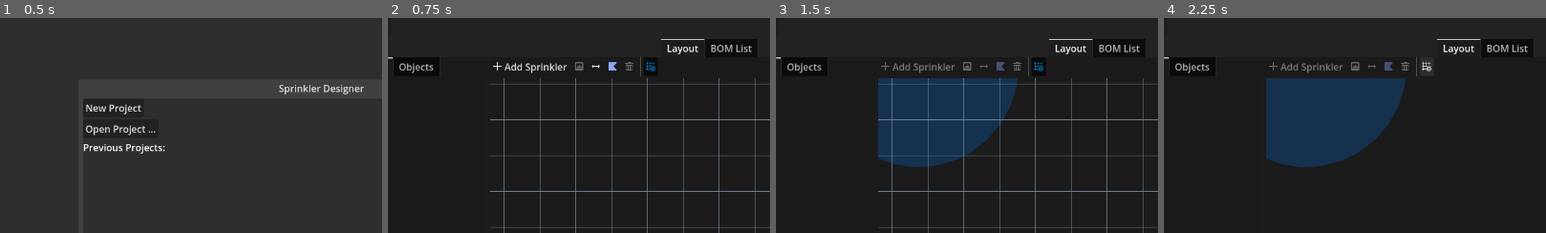
Above: before the commit, frames 1-4 (left to right).
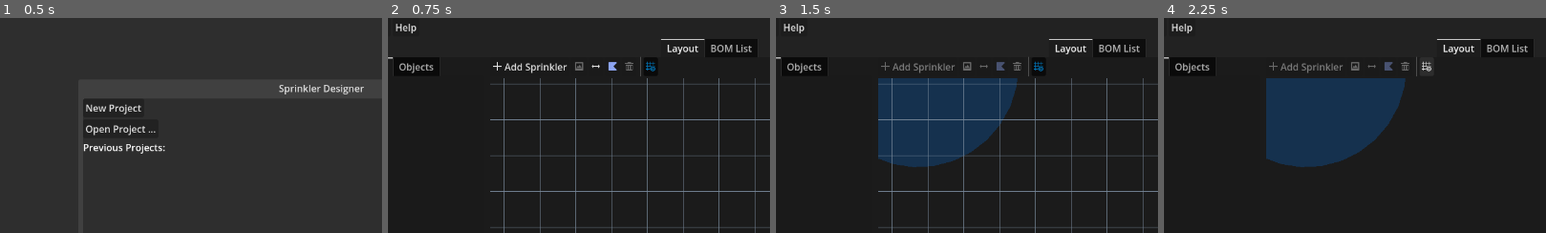
Above: after the commit, the same moments.

Repository: hankedan000/yardscaper
Game: Godot game, scene res://Main.tscn
The game is run twice, just before and just after one commit, with the same random seed, the same clock (stepped at 60 frames per second) and the same inputs.
Inputs (mouse positions are % of the whole screen's width and height, from its top left):
- Up to frame 1 (0.5 s): no input
- Up to frame 2 (0.75 s): click "New Project" at 0.5 s
- Up to frame 3 (1.5 s): click "Add Sprinkler" at 1.25 s
- Up to frame 4 (2.25 s): click (42, 11) at 2 s
The pictures show only the part of the screen within x 8-58%, y 0-50%; the shares and areas given below are measured in that part.

Frame 1 is identical in both runs. In frame 2, 0.1% of the frame differs, in the area x 2-8%, y 2-8%; in frame 3, 0.1%; in frame 4, 0.1%.

Commit message:
Adds "About" dialog

Diff:
--- a/SprinklerDesigner/icon.svg
+++ /dev/null
@@ -1 +0,0 @@
-<svg height="128" width="128" xmlns="http://www.w3.org/2000/svg"><rect x="2" y="2" width="124" height="124" rx="14" fill="#363d52" stroke="#212532" stroke-width="4"/><g transform="scale(.101) translate(122 122)"><g fill="#fff"><path d="M105 673v33q407 354 814 0v-33z"/><path d="m105 673 152 14q12 1 15 14l4 67 132 10 8-61q2-11 15-15h162q13 4 15 15l8 61 132-10 4-67q3-13 15-14l152-14V427q30-39 56-81-35-59-83-108-43 20-82 47-40-37-88-64 7-51 8-102-59-28-123-42-26 43-46 89-49-7-98 0-20-46-46-89-64 14-123 42 1 51 8 102-48 27-88 64-39-27-82-47-48 49-83 108 26 42 56 81zm0 33v39c0 276 813 276 814 0v-39l-134 12-5 69q-2 10-14 13l-162 11q-12 0-16-11l-10-65H446l-10 65q-4 11-16 11l-162-11q-12-3-14-13l-5-69z" fill="#478cbf"/><path d="M483 600c0 34 58 34 58 0v-86c0-34-58-34-58 0z"/><circle cx="725" cy="526" r="90"/><circle cx="299" cy="526" r="90"/></g><g fill="#414042"><circle cx="307" cy="532" r="60"/><circle cx="717" cy="532" r="60"/></g></g></svg>
--- a/SprinklerDesigner/project.godot
+++ b/SprinklerDesigner/project.godot
@@ -11,7 +11,7 @@
 [application]
 
 config/name="Sprinkler Designer"
-config/version="1.0.1"
+config/version="1.0.0"
 run/main_scene="res://Main.tscn"
 config/features=PackedStringArray("4.2", "Forward Plus")
 config/icon="res://assets/icons/grass_128.png"
--- a/SprinklerDesigner/scenes/ui/ProjectEditor/ProjectEditor.gd
+++ b/SprinklerDesigner/scenes/ui/ProjectEditor/ProjectEditor.gd
@@ -14,10 +14,15 @@
 	Redo = 1
 }
 
+enum HelpMenuIDs {
+	About = 0
+}
+
 @onready var open_dialog := $OpenDialog
 @onready var save_as_dialog := $SaveAsDialog
 @onready var unsaved_changes_dialog := $UnsavedChangesDialog
 @onready var export_to_img_dialog := $ExportToImageDialog
+@onready var about_dialog := $AboutDialog
 @onready var proj_menu := $VBoxContainer/MenuBar/Project
 @onready var edit_menu := $VBoxContainer/MenuBar/Edit
 @onready var proj_tabs := $VBoxContainer/ProjectTabs
@@ -163,6 +168,11 @@
 		_:
 			push_warning("unhandled press event for edit menu id %d" % [id])
 
+func _on_help_id_pressed(id):
+	match id:
+		HelpMenuIDs.About:
+			about_dialog.popup_centered()
+
 func _on_export_to_image_dialog_export(view_opt, _zone: int, filepath: String):
 	var img = null
 	match view_opt:
--- a/SprinklerDesigner/scenes/ui/ProjectEditor/ProjectEditor.tscn
+++ b/SprinklerDesigner/scenes/ui/ProjectEditor/ProjectEditor.tscn
@@ -6,8 +6,31 @@
 [ext_resource type="PackedScene" uid="uid://xyp0got3c5dp" path="res://scenes/ui/LayoutPanel/LayoutPanel.tscn" id="4_3cv8w"]
 [ext_resource type="PackedScene" uid="uid://dtgjpudmf5pva" path="res://scenes/ui/ExportToImageDialog/ExportToImageDialog.tscn" id="4_h12le"]
 [ext_resource type="PackedScene" uid="uid://y61v2o6rd0mg" path="res://scenes/ui/BOM_List/BOM_List.tscn" id="5_qt3l6"]
+[ext_resource type="Texture2D" uid="uid://h0ug1cx5m5aj" path="res://assets/icons/grass_128.png" id="5_y37na"]
 
-[node name="Main" type="PanelContainer"]
+[sub_resource type="GDScript" id="GDScript_bcc41"]
+script/source = "@tool
+extends Window
+
+@onready var name_label := $VBoxContainer/NameLabel
+@onready var ver_label := $VBoxContainer/VersionLabel
+@onready var source_link := $VBoxContainer/SourceLink
+
+func _ready():
+	var app_name = ProjectSettings.get_setting(\"application/config/name\")
+	name_label.text = app_name
+	var app_ver = ProjectSettings.get_setting(\"application/config/version\")
+	ver_label.text = \"Version: %s\" % app_ver
+	source_link.meta_clicked.connect(_on_source_link_meta_clicked)
+
+func _on_source_link_meta_clicked(meta):
+	OS.shell_open(meta)
+
+func _on_close_requested():
+	hide()
+"
+
+[node name="ProjectEditor" type="PanelContainer"]
 anchors_preset = 15
 anchor_right = 1.0
 anchor_bottom = 1.0
@@ -36,6 +59,41 @@
 
 [node name="ExportToImageDialog" parent="." instance=ExtResource("4_h12le")]
 visible = false
+
+[node name="AboutDialog" type="Window" parent="."]
+title = "About"
+initial_position = 1
+size = Vector2i(500, 250)
+visible = false
+script = SubResource("GDScript_bcc41")
+
+[node name="VBoxContainer" type="VBoxContainer" parent="AboutDialog"]
+anchors_preset = 15
+anchor_right = 1.0
+anchor_bottom = 1.0
+grow_horizontal = 2
+grow_vertical = 2
+
+[node name="TextureRect" type="TextureRect" parent="AboutDialog/VBoxContainer"]
+layout_mode = 2
+size_flags_horizontal = 4
+texture = ExtResource("5_y37na")
+
+[node name="NameLabel" type="Label" parent="AboutDialog/VBoxContainer"]
+layout_mode = 2
+text = "Sprinkler Designer"
+horizontal_alignment = 1
+
+[node name="VersionLabel" type="Label" parent="AboutDialog/VBoxContainer"]
+layout_mode = 2
+text = "Version: X.Y.Z"
+horizontal_alignment = 1
+
+[node name="SourceLink" type="RichTextLabel" parent="AboutDialog/VBoxContainer"]
+layout_mode = 2
+bbcode_enabled = true
+text = "[center][url=\"https://github.com/hankedan000/sprinkler_designer\"]github.com/hankedan000/sprinkler_designer[/url][/center]"
+fit_content = true
 
 [node name="VBoxContainer" type="VBoxContainer" parent="."]
 layout_mode = 2
@@ -68,6 +126,12 @@
 item_1/id = 1
 item_1/disabled = true
 
+[node name="Help" type="PopupMenu" parent="VBoxContainer/MenuBar"]
+title = "Help"
+item_count = 1
+item_0/text = "About ..."
+item_0/id = 0
+
 [node name="ProjectTabs" type="TabContainer" parent="VBoxContainer"]
 layout_mode = 2
 size_flags_vertical = 3
@@ -87,6 +151,8 @@
 [connection signal="discard" from="UnsavedChangesDialog" to="." method="_on_unsaved_changes_dialog_discard"]
 [connection signal="save" from="UnsavedChangesDialog" to="." method="_on_unsaved_changes_dialog_save"]
 [connection signal="export" from="ExportToImageDialog" to="." method="_on_export_to_image_dialog_export"]
+[connection signal="close_requested" from="AboutDialog" to="AboutDialog" method="_on_close_requested"]
 [connection signal="id_pressed" from="VBoxContainer/MenuBar/Project" to="." method="_on_project_id_pressed"]
 [connection signal="id_pressed" from="VBoxContainer/MenuBar/Edit" to="." method="_on_edit_id_pressed"]
+[connection signal="id_pressed" from="VBoxContainer/MenuBar/Help" to="." method="_on_help_id_pressed"]
 [connection signal="tab_changed" from="VBoxContainer/ProjectTabs" to="." method="_on_project_tabs_tab_changed"]
Not shown, removed: SprinklerDesigner/icon.svg.import
Not shown: 1 places in SprinklerDesigner/scenes/ui/ProjectEditor/ProjectEditor.tscn that only renumber resources
Not shown, added: SprinklerDesigner/exports/.gitignore
